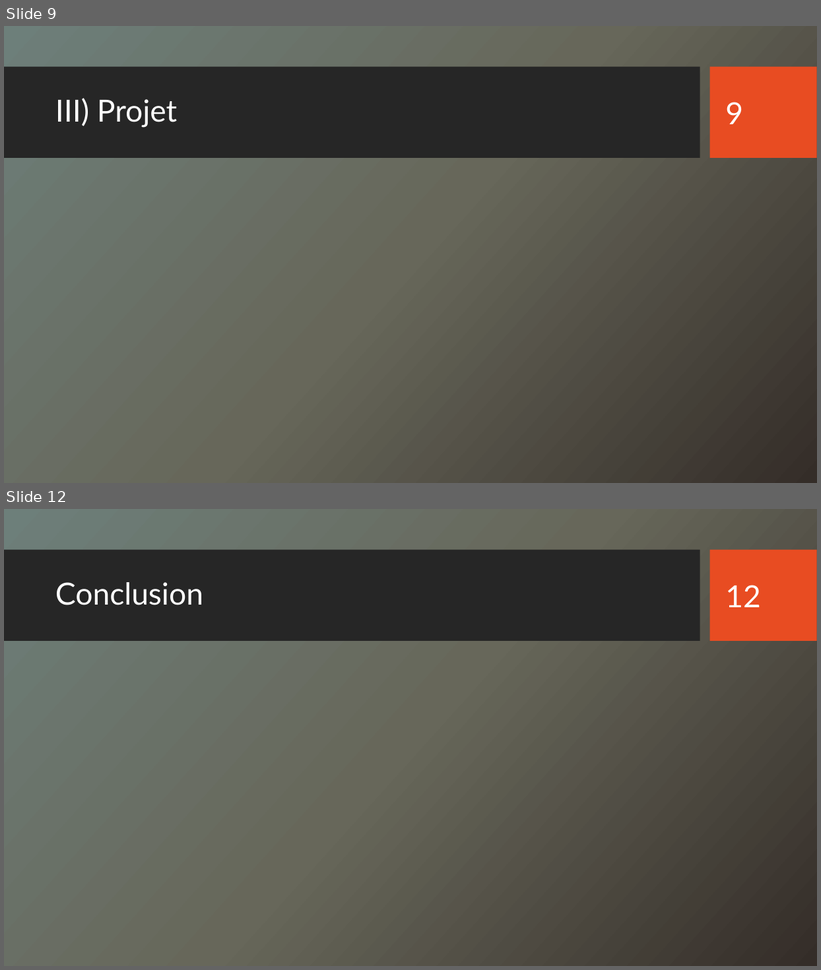
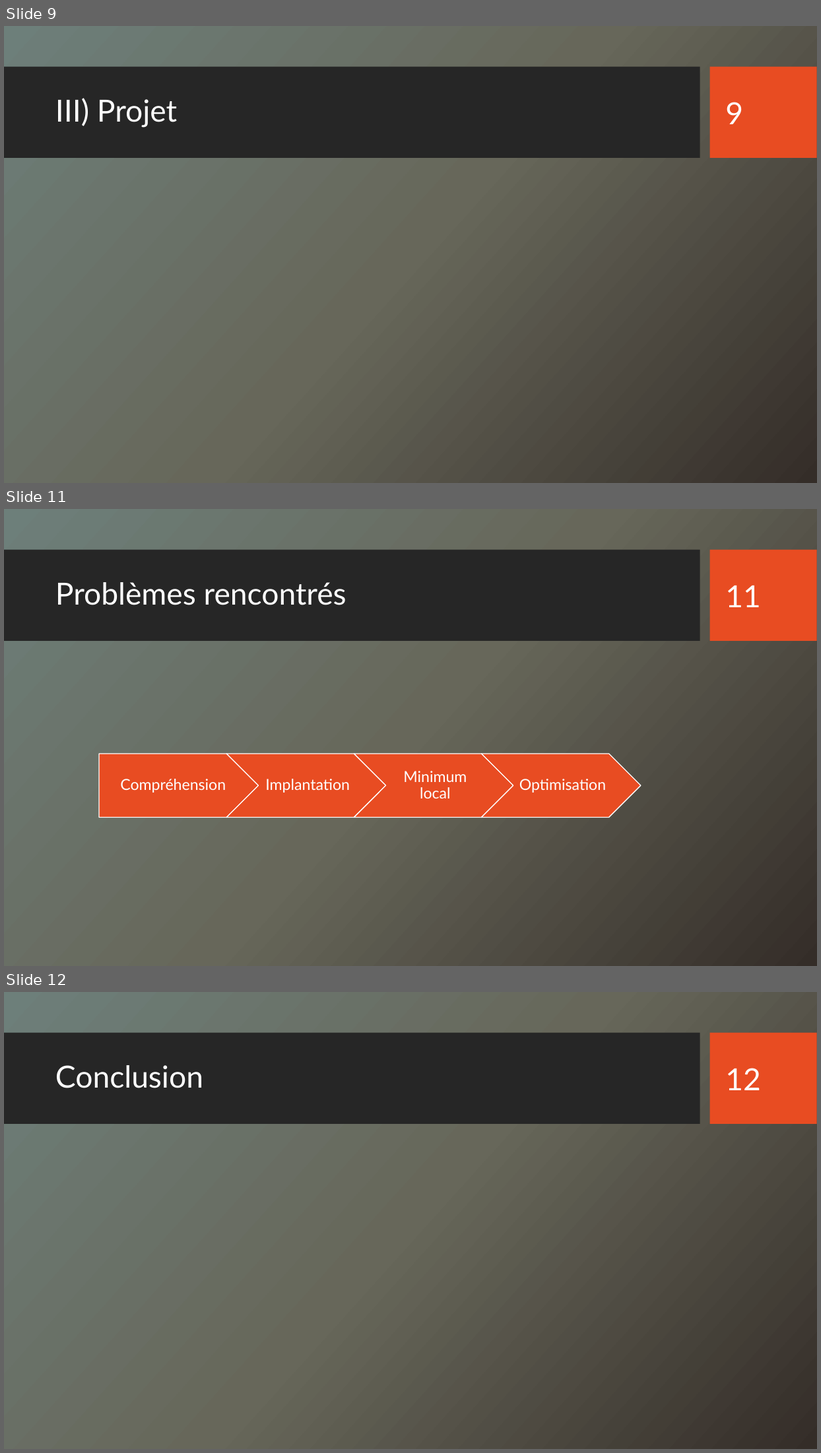
Before and after one commit to kazouke/Artificial-Bee-Colony, a slide deck: Intelligence Artificielle.pptx. Shown one above the other, each under a label of ours: slides 9 and 12 before the commit, slides 9, 11 and 12 after it; the slides between them are not shown. The pictures are 821x970 and 821x1453 pixels, drawn with LibreOffice and Linux fonts; fonts in the diff are those of the drawing; background and template pictures are left out. Boxes give left, top, right and bottom in pixels: in the first picture for what was removed or moved away, otherwise in the second. Text is boxed around its words. In the diff, an @@ line names an element or a change of style, - is before the commit and + after.

```diff
--- a/Intelligence Artificielle.pptx
+++ b/Intelligence Artificielle.pptx
@@ slide 11 added at <box>4,509,817,966</box>, background picture (left out); not listed: 2 template elements that a slide beside it also shows @@
@@ title added at <box>55,582,347,605</box>, 36 pt, text #FFFFFF @@
+Problèmes rencontrés
@@ page number added at <box>725,586,761,607</box>, 36 pt, text #FFFFFF @@
+11
@@ group added at <box>99,754,641,818</box>: 4 texts, 3 chevrons, 1 pentagon arrow @@
+Compréhension
+Implantation
+Minimum local
+Optimisation
```
Also in this commit, not shown: 2 slides changed, 1 slide removed.
